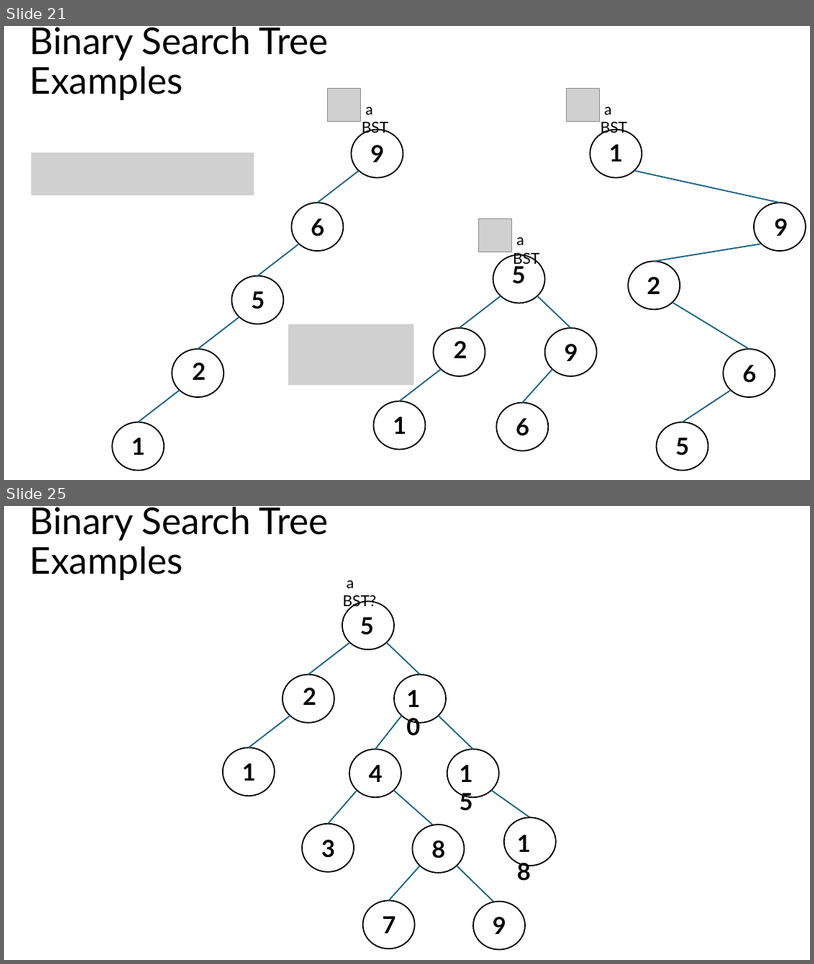
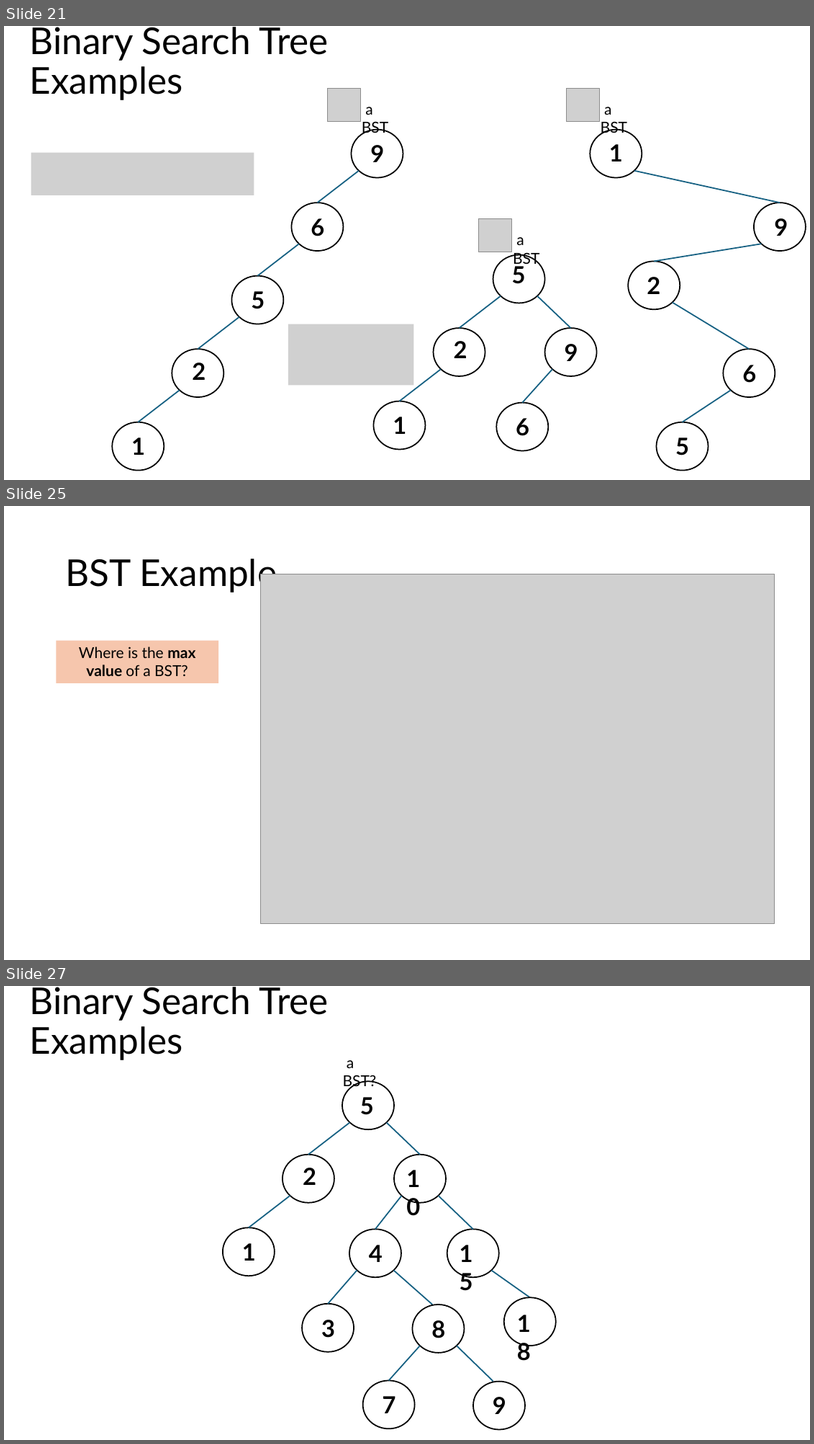
Before and after one commit to sotasota-sfu/cmpt225Summer2026, a slide deck: lectures/lecture22/binary_search_trees.pptx. Shown one above the other, each under a label of ours: slides 21 and 25 before the commit, slides 21, 25 and 27 after it; the slides between them are not shown. The pictures are 814x964 and 814x1444 pixels, drawn with LibreOffice and Linux fonts; fonts in the diff are those of the drawing; grey boxes stand for pictures. Boxes give left, top, right and bottom in pixels: in the first picture for what was removed or moved away, otherwise in the second. Text is boxed around its words. In the diff, an @@ line names an element or a change of style, - is before the commit and + after.

```diff
--- a/lectures/lecture22/binary_search_trees.pptx
+++ b/lectures/lecture22/binary_search_trees.pptx
@@ slide 25 added at bbox=[4, 506, 810, 960], background #FFFFFF @@
@@ title added at bbox=[65, 559, 277, 592], 44 pt, text #000000 @@
+BST Example
@@ picture added at bbox=[260, 574, 774, 923] @@
@@ rectangle added at bbox=[56, 641, 219, 683], fill #F6C6AD, 18 pt, text #000000 @@
+Where is the max value of a BST?
@@ what was slide 25 is now slide 27 @@
```
Also in this commit, not shown: 20 slides changed, 1 other slide added, 46 other files.
